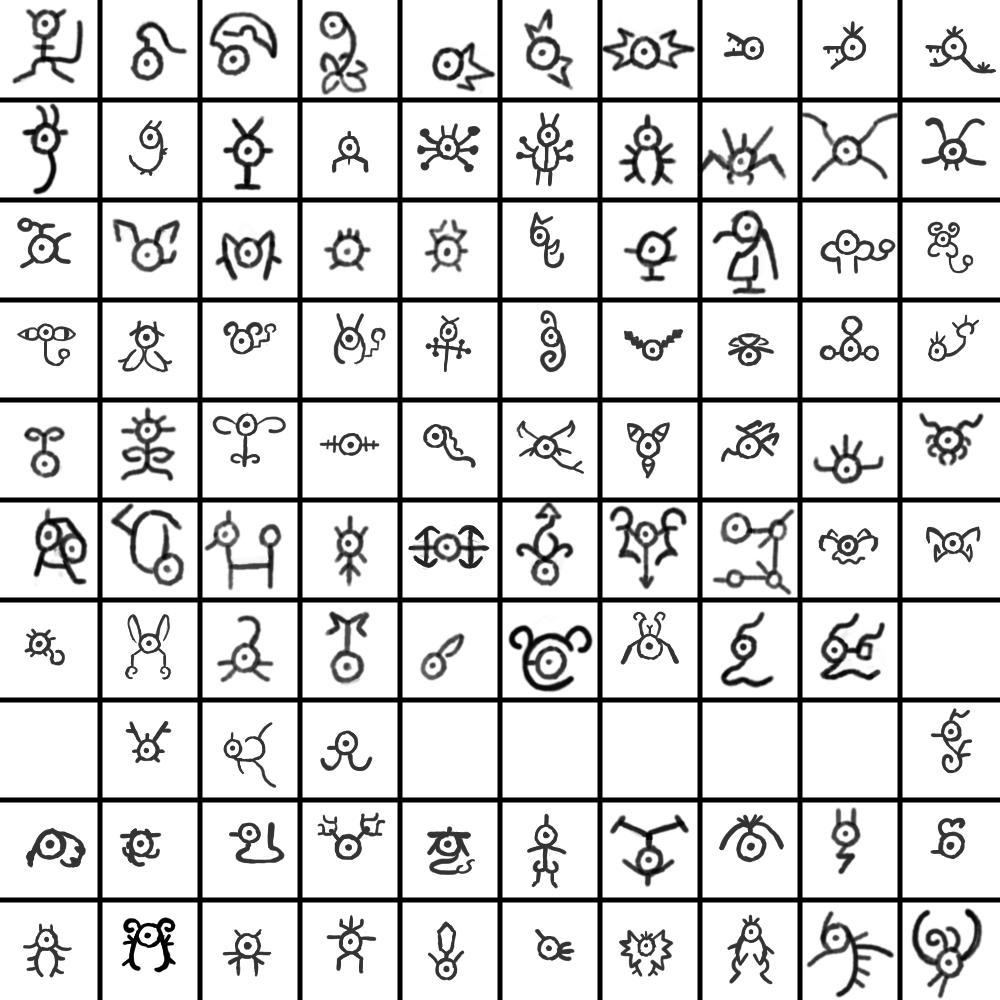
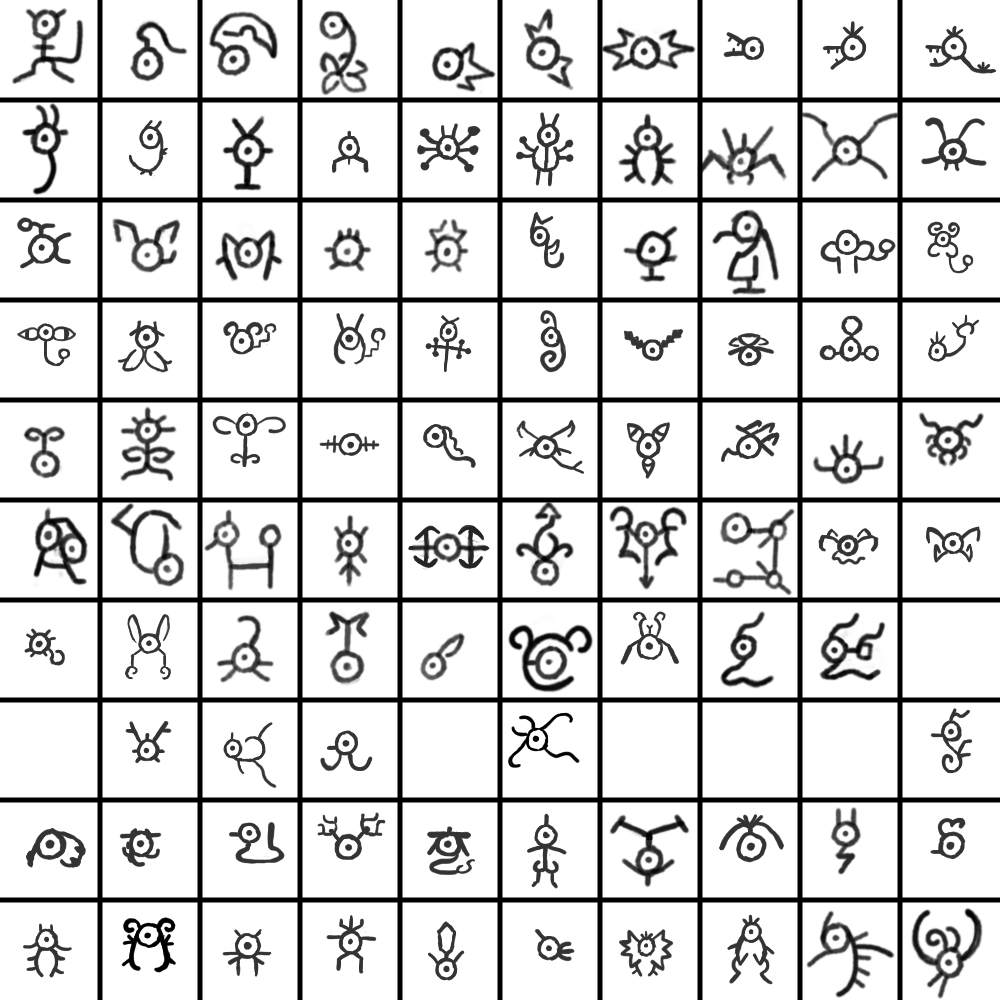
Revision of a layered 1000×1000 image; what changed, layer by layer:
painted on "Paint Layer 1" over (x1=508, y1=712, x2=580, y2=768)
